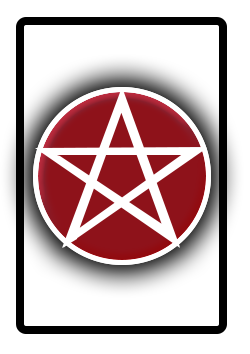
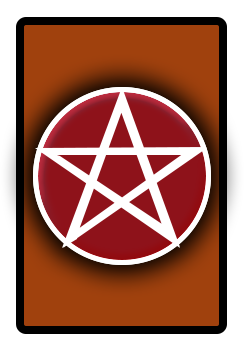
Layer changes from the first 250px x 354px image to the second:
added layer "Layer 8 copy" above "Rounded Rectangle 1 copy" over left=33, top=87, right=211, bottom=265
added layer "Rounded Rectangle 1 copy" above "Layer 8" over left=24, top=25, right=219, bottom=326
hid "Layer 8" over left=33, top=87, right=211, bottom=265
hid "Rounded Rectangle 1" over left=24, top=25, right=219, bottom=326
